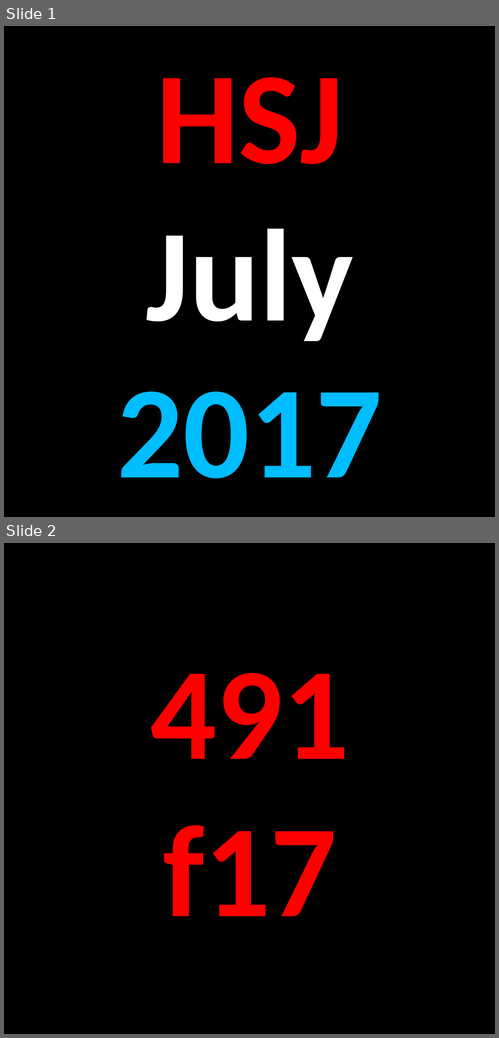
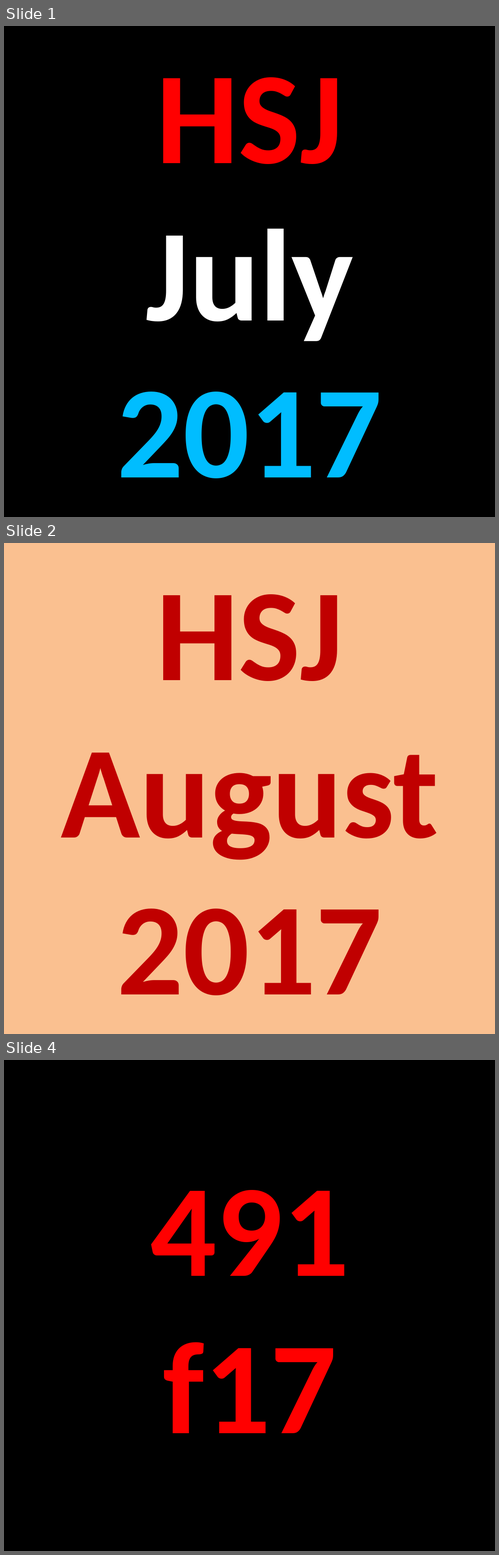
Before and after one commit to hardlystrictlyjerry/hardlystrictlyjerry.github.io, a slide deck: resources/soundcloud.pptx. Shown one above the other, each under a label of ours: slides 1 and 2 before the commit, slides 1, 2 and 4 after it; the slides between them are not shown. The pictures are 499x1038 and 499x1555 pixels, drawn with LibreOffice and Linux fonts; fonts in the diff are those of the drawing. Boxes give left, top, right and bottom in pixels: in the first picture for what was removed or moved away, otherwise in the second. Text is boxed around its words. In the diff, an @@ line names an element or a change of style, - is before the commit and + after.

```diff
--- a/resources/soundcloud.pptx
+++ b/resources/soundcloud.pptx
@@ slide 2 added at box(4, 543, 495, 1034), background #FAC090 @@
@@ title added at box(61, 594, 439, 996), 96 pt, text #C00000, bold @@
+HSJ
+August
+2017
@@ what was slide 2 is now slide 4 @@
```
Also in this commit, not shown: 1 other slide added, 9 other files.
